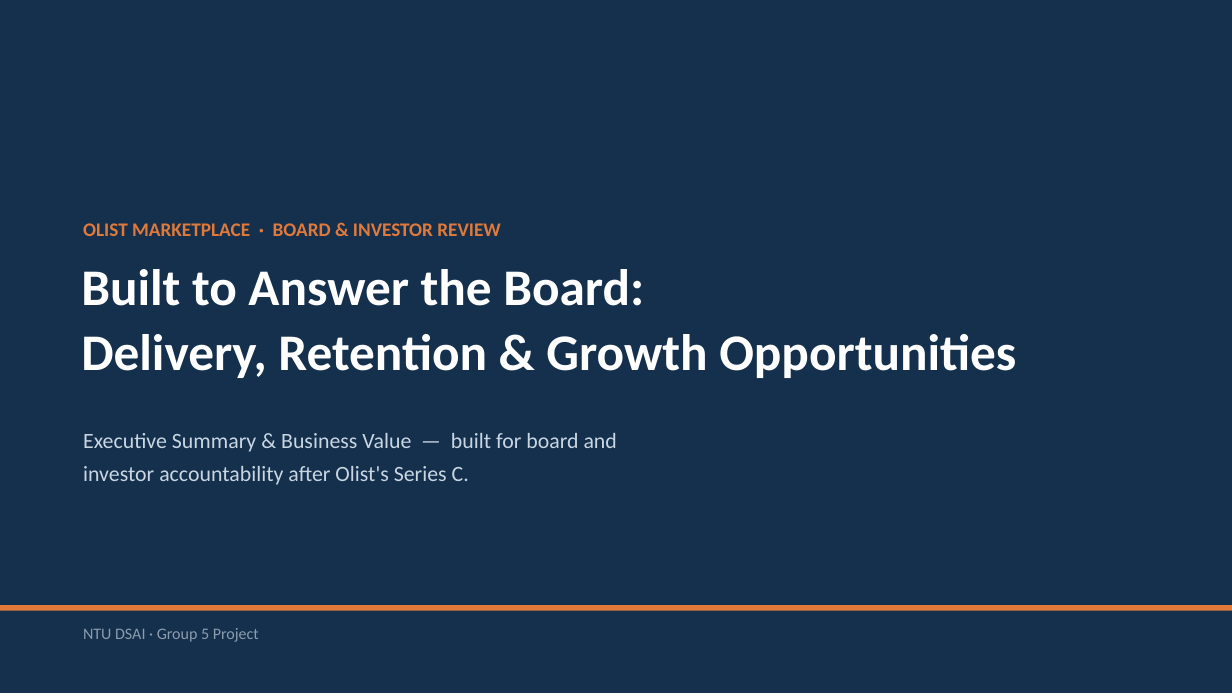
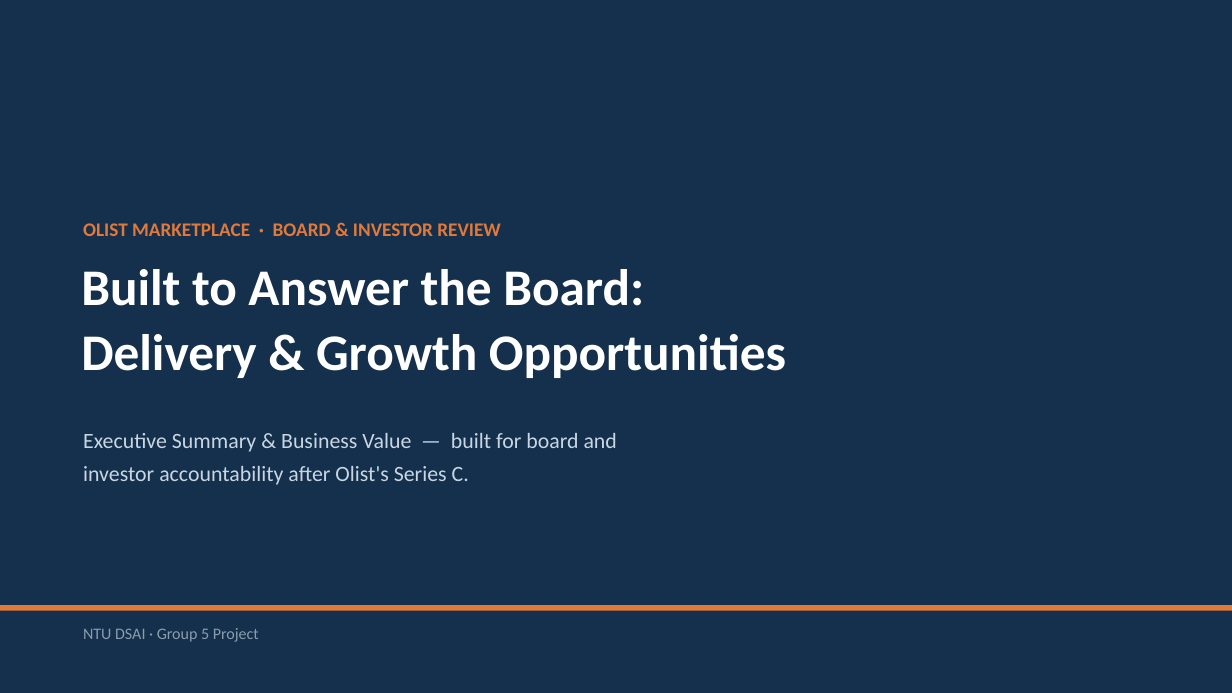
Before and after one commit to cheanwei/ntu-dsai-group5-project2, a slide deck: slide 1 of docs/Olist_Executive_Summary.pptx. Drawn at 1232x693 pixels with LibreOffice and Linux fonts; fonts in the diff are those of the drawing. Boxes give left, top, right and bottom in pixels: in the first picture for what was removed or moved away, otherwise in the second. Text is boxed around its words. In the diff, an @@ line names an element or a change of style, - is before the commit and + after.

```diff
--- a/docs/Olist_Executive_Summary.pptx
+++ b/docs/Olist_Executive_Summary.pptx
@@ text at [81, 334, 786, 378]: text changed @@
-Delivery, Retention & Growth Opportunities
+Delivery & Growth Opportunities
```
Also in this commit, not shown: 10 other slides changed, 1 slide added, 1 slide removed.
